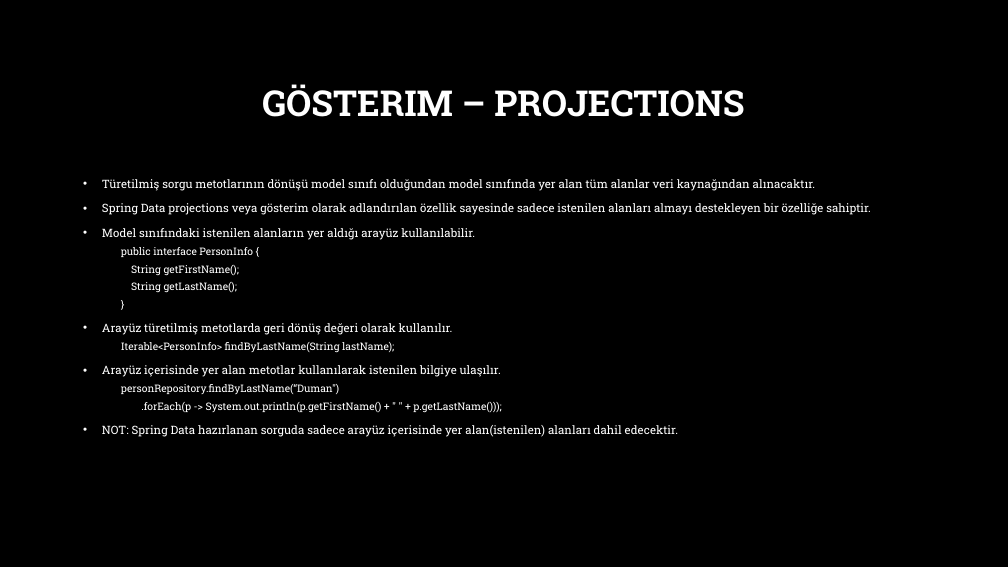
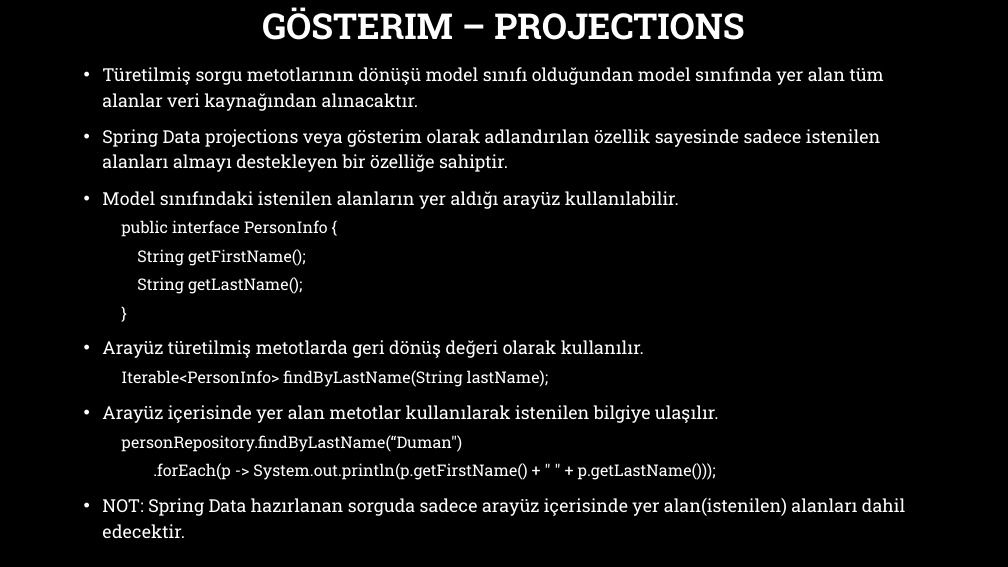
Before and after one commit to burakduman-bilgeadam/sunum, a slide deck: slide 35 of Spring/7-spring-data-jpa-hibernate.pptx. Drawn at 1008x567 pixels with LibreOffice and Linux fonts; fonts in the diff are those of the drawing; background and template pictures are left out. Boxes give left, top, right and bottom in pixels: in the first picture for what was removed or moved away, otherwise in the second. Text is boxed around its words. In the diff, an @@ line names an element or a change of style, - is before the commit and + after.

```diff
--- a/Spring/7-spring-data-jpa-hibernate.pptx
+++ b/Spring/7-spring-data-jpa-hibernate.pptx
@@ title "GÖSTERIM – PROJECTIONS": place and size @@
-title "GÖSTERIM – PROJECTIONS" at [262,84,744,117]
+title "GÖSTERIM – PROJECTIONS" at [262,7,744,40]
@@ text "Türetilmiş sorgu metotlarının dönüşü model ...": place and size @@
-text "Türetilmiş sorgu metotlarının dönüşü model ..." at [102,179,871,437]
+text "Türetilmiş sorgu metotlarının dönüşü model ..." at [102,67,905,538]
@@ text "Türetilmiş sorgu metotlarının dönüşü model ..." at [102,67,905,538]: size 11 to 17 pt in "Türetilmiş sorgu metotlarının dönüşü model sınıfı olduğundan ...", "Spring Data projections veya gösterim olarak adlandırılan ...", "Model sınıfındaki istenilen alanların yer aldığı arayüz ...", "Arayüz türetilmiş metotlarda geri dönüş değeri olarak ..." and 2 more places; size 9.9 to 15.3 pt in "public interface PersonInfo {", "String getFirstName();", "String getLastName();", "}" and 3 more places; line spacing 1 to 1.2 @@
```
Also in this commit, not shown: 7 other slides changed.
